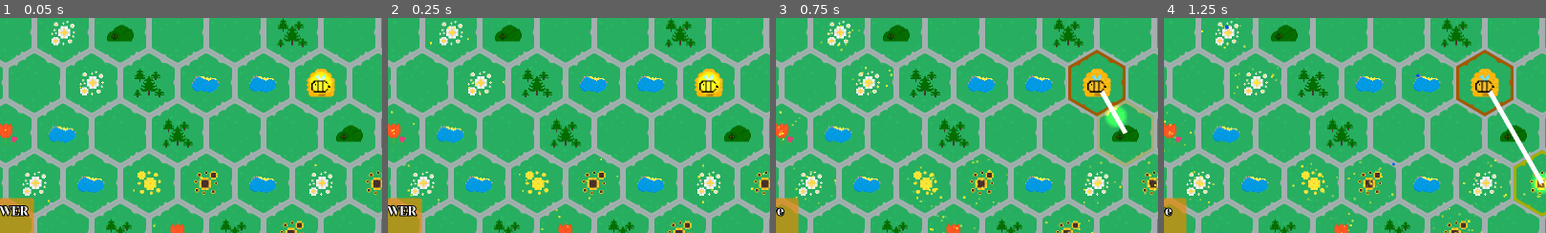
Above: before the commit, frames 1-4 (left to right).
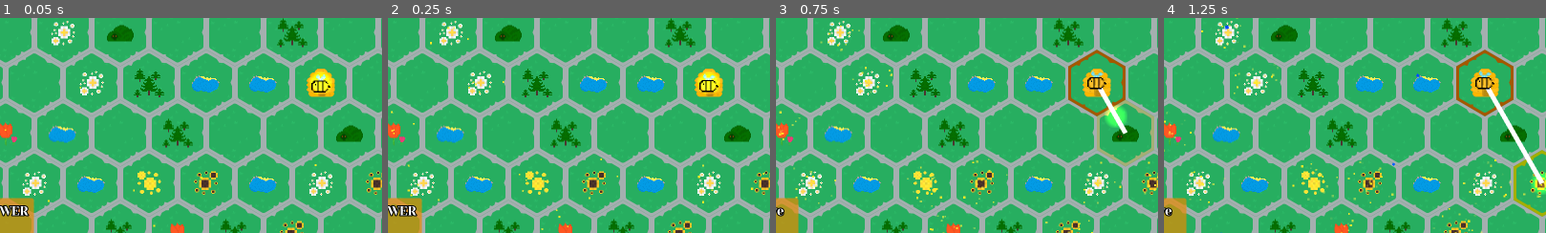
Above: after the commit, the same moments.

Repository: SpeedfireV/slavic-game-jam
Game: Godot game, scene res://game.tscn
The game is run twice, just before and just after one commit, with the same random seed, the same clock (stepped at 60 frames per second) and the same inputs.
Inputs (mouse positions are % of the whole screen's width and height, from its top left):
- Up to frame 1 (0.05 s): no input
- Up to frame 2 (0.25 s): no input
- Up to frame 3 (0.75 s): drag from (50, 50) to (57, 73) at 0.52 s
- Up to frame 4 (1.25 s): no input
The pictures show only the part of the screen within x 8-58%, y 35-85%; the shares and areas given below are measured in that part.

Frame 1 is identical in both runs. In frame 2, 0.1% of the frame differs, in the area x 81-87%, y 25-35%; in frame 3, 0.3%, in the area x 81-87%, y 24-35%; in frame 4, 0.3%.

Commit message:
pszczoła animation
pszczoła animation

Diff:
--- a/map/bee.tscn
+++ b/map/bee.tscn
@@ -1,7 +1,70 @@
-[gd_scene load_steps=3 format=3 uid="uid://cbfts38w4rmmm"]
+[gd_scene load_steps=7 format=3 uid="uid://cbfts38w4rmmm"]
 
 [ext_resource type="Script" uid="uid://dloi02o7ivxqv" path="res://bee.gd" id="1_u26ct"]
 [ext_resource type="Texture2D" uid="uid://c51ukjx0bplyy" path="res://assets/hexagons/bees/normal_bee.png" id="2_u26ct"]
+[ext_resource type="Texture2D" uid="uid://cudrycghfv8b1" path="res://assets/hexagons/bees/normal_bee2.png" id="3_opckg"]
+
+[sub_resource type="Animation" id="Animation_u26ct"]
+resource_name = "idle"
+length = 2.0
+loop_mode = 1
+tracks/0/type = "value"
+tracks/0/imported = false
+tracks/0/enabled = true
+tracks/0/path = NodePath("Sprite2D:offset")
+tracks/0/interp = 2
+tracks/0/loop_wrap = true
+tracks/0/keys = {
+"times": PackedFloat32Array(0, 1, 2),
+"transitions": PackedFloat32Array(1, 1, 1),
+"update": 0,
+"values": [Vector2(0, 0), Vector2(0, -3.5), Vector2(0, 0)]
+}
+tracks/1/type = "value"
+tracks/1/imported = false
+tracks/1/enabled = true
+tracks/1/path = NodePath("Sprite2D:texture")
+tracks/1/interp = 1
+tracks/1/loop_wrap = true
+tracks/1/keys = {
+"times": PackedFloat32Array(0, 0.1333, 0.26, 0.3933, 0.52, 0.6533, 0.8, 0.9333, 1.06, 1.1933, 1.32, 1.4533, 1.58, 1.69, 1.8, 1.92),
+"transitions": PackedFloat32Array(1, 1, 1, 1, 1, 1, 1, 1, 1, 1, 1, 1, 1, 1, 1, 1),
+"update": 1,
+"values": [ExtResource("2_u26ct"), ExtResource("3_opckg"), ExtResource("2_u26ct"), ExtResource("3_opckg"), ExtResource("2_u26ct"), ExtResource("3_opckg"), ExtResource("2_u26ct"), ExtResource("3_opckg"), ExtResource("2_u26ct"), ExtResource("3_opckg"), ExtResource("2_u26ct"), ExtResource("3_opckg"), ExtResource("2_u26ct"), ExtResource("3_opckg"), ExtResource("2_u26ct"), ExtResource("3_opckg")]
+}
+
+[sub_resource type="Animation" id="Animation_opckg"]
+length = 0.001
+tracks/0/type = "value"
+tracks/0/imported = false
+tracks/0/enabled = true
+tracks/0/path = NodePath("Sprite2D:offset")
+tracks/0/interp = 1
+tracks/0/loop_wrap = true
+tracks/0/keys = {
+"times": PackedFloat32Array(0),
+"transitions": PackedFloat32Array(1),
+"update": 0,
+"values": [Vector2(0, -3.5)]
+}
+tracks/1/type = "value"
+tracks/1/imported = false
+tracks/1/enabled = true
+tracks/1/path = NodePath("Sprite2D:texture")
+tracks/1/interp = 1
+tracks/1/loop_wrap = true
+tracks/1/keys = {
+"times": PackedFloat32Array(0),
+"transitions": PackedFloat32Array(1),
+"update": 1,
+"values": [ExtResource("2_u26ct")]
+}
+
+[sub_resource type="AnimationLibrary" id="AnimationLibrary_s7dja"]
+_data = {
+&"RESET": SubResource("Animation_opckg"),
+&"idle": SubResource("Animation_u26ct")
+}
 
 [node name="Bee" type="Node2D"]
 script = ExtResource("1_u26ct")
@@ -9,3 +72,10 @@
 [node name="Sprite2D" type="Sprite2D" parent="."]
 scale = Vector2(2.5, 2.5)
 texture = ExtResource("2_u26ct")
+offset = Vector2(0, -3.5)
+
+[node name="AnimationPlayer" type="AnimationPlayer" parent="."]
+libraries = {
+&"": SubResource("AnimationLibrary_s7dja")
+}
+autoplay = "idle"
Binary file added: assets/hexagons/bees/normal_bee1.png
Not shown, added: assets/hexagons/bees/normal_bee1.png.import
Binary file added: assets/hexagons/bees/normal_bee2.png
Not shown, added: assets/hexagons/bees/normal_bee2.png.import
